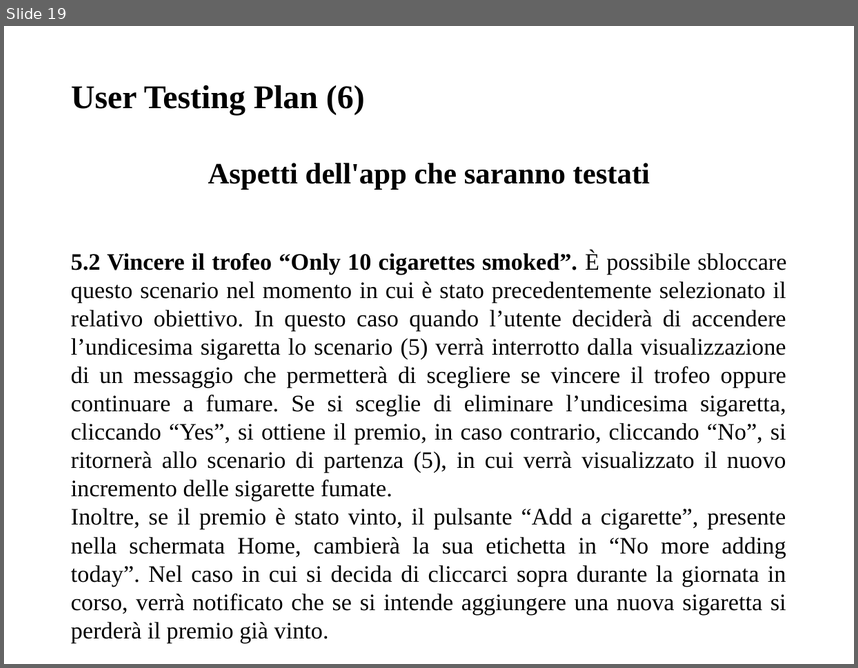
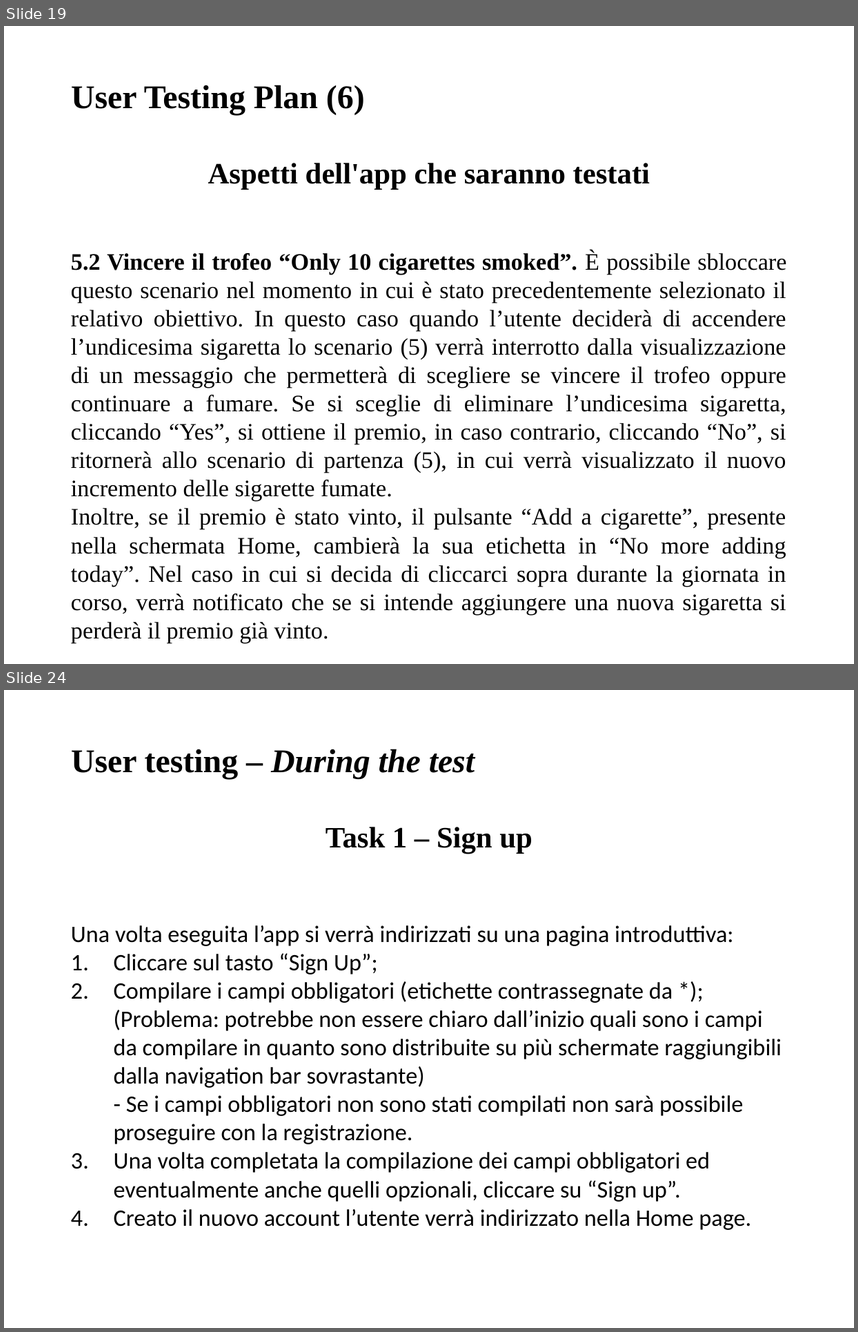
Before and after one commit to giusmastro91/Cognitive-systems, a slide deck: Prova_6/Leone_Mastrosimone_PresentazioneProgetto.pptx. Shown one above the other, each under a label of ours: slide 19 before the commit, slides 19 and 24 after it; the slides between them are not shown. The pictures are 858x668 and 858x1332 pixels, drawn with LibreOffice and Linux fonts; fonts in the diff are those of the drawing. Boxes give left, top, right and bottom in pixels: in the first picture for what was removed or moved away, otherwise in the second. Text is boxed around its words. In the diff, an @@ line names an element or a change of style, - is before the commit and + after.

```diff
--- a/Prova_6/Leone_Mastrosimone_PresentazioneProgetto.pptx
+++ b/Prova_6/Leone_Mastrosimone_PresentazioneProgetto.pptx
@@ slide 24 added at [4,690,854,1328], background #FFFFFF @@
@@ title added at [71,749,475,779], 28 pt, text #000000, bold, italic @@
+User testing – During the test
@@ text added at [71,827,782,1230], 20 pt, text #000000 @@
+Task 1 – Sign up
+Una volta eseguita l’app si verrà indirizzati su una pagina introduttiva:
+1. Cliccare sul tasto “Sign Up”;
+2. Compilare i campi obbligatori (etichette contrassegnate da *); (Problema: potrebbe non essere chiaro dall’inizio quali sono i campi da compilare in quanto sono distribuite su più schermate raggiungibili dalla navigation bar sovrastante)
+- Se i campi obbligatori non sono stati compilati non sarà possibile proseguire con la registrazione.
+3. Una volta completata la compilazione dei campi obbligatori ed eventualmente anche quelli opzionali, cliccare su “Sign up”.
+4. Creato il nuovo account l’utente verrà indirizzato nella Home page.
```
Also in this commit, not shown: 19 other slides added.
